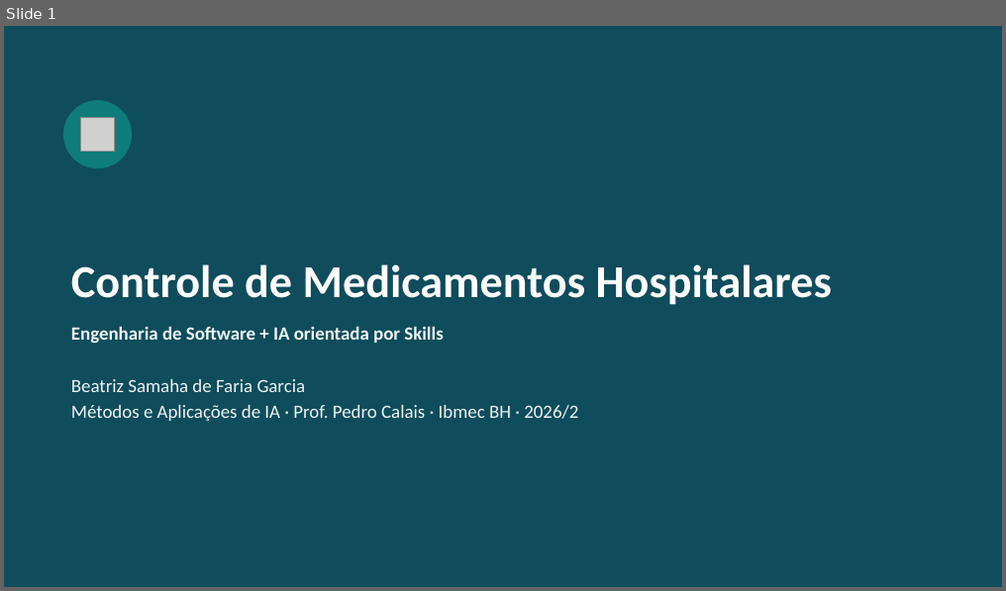
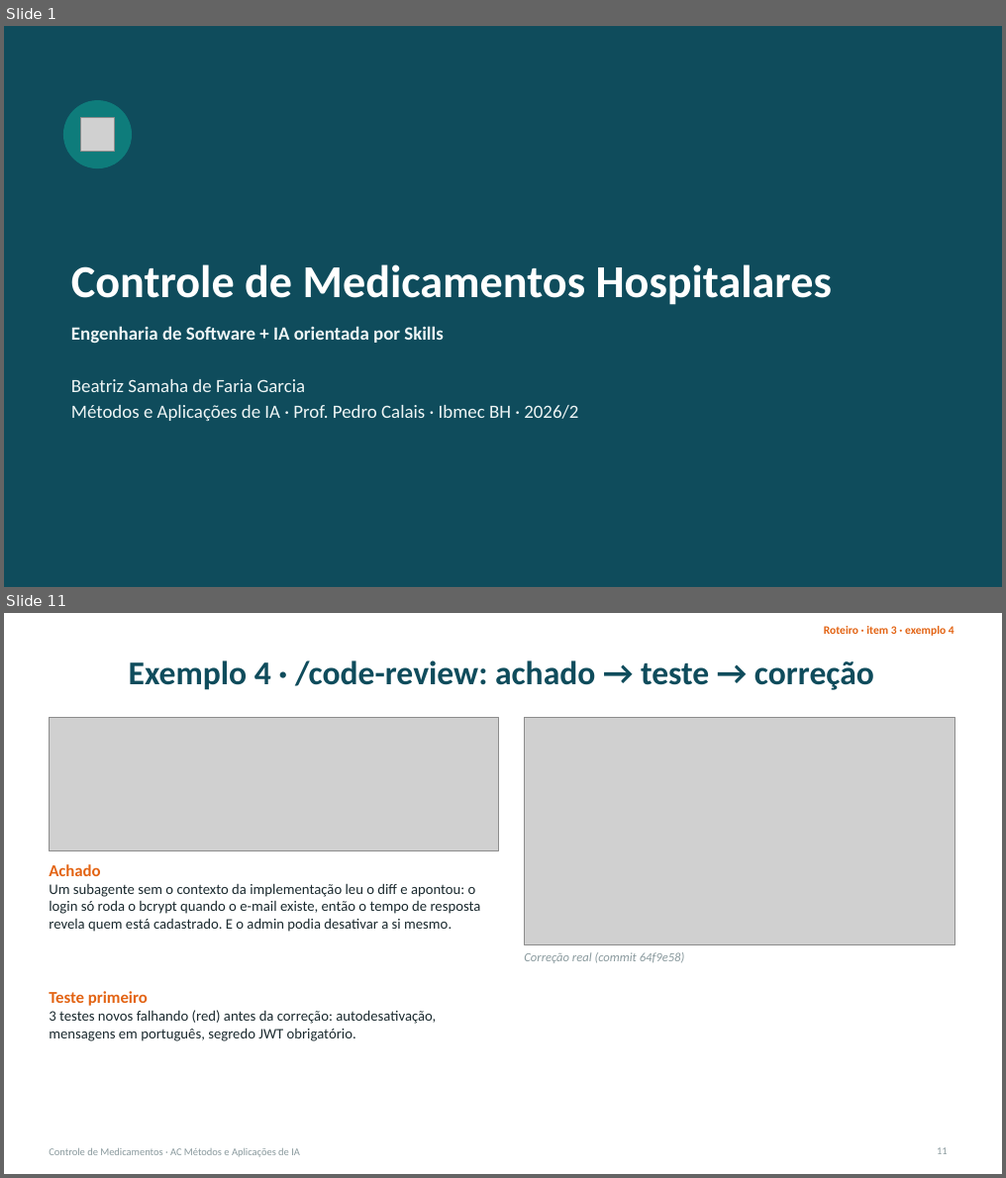
Before and after one commit to BeatrizSamaha/ac-ia-skills, a slide deck: slides/apresentacao.pptx. Shown one above the other, each under a label of ours: slide 1 before the commit, slides 1 and 11 after it; the slides between them are not shown. The pictures are 1006x591 and 1006x1178 pixels, drawn with LibreOffice and Linux fonts; fonts in the diff are those of the drawing; grey boxes stand for pictures. Boxes give left, top, right and bottom in pixels: in the first picture for what was removed or moved away, otherwise in the second. Text is boxed around its words. In the diff, an @@ line names an element or a change of style, - is before the commit and + after.

Commit message:
Slides: roteiro do enunciado, critérios, exemplos com prints reais e 7 perguntas da seção 5

```diff
--- a/slides/apresentacao.pptx
+++ b/slides/apresentacao.pptx
@@ slide 11 added at <box>4,613,1002,1174</box>, background #FFFFFF @@
@@ text added at <box>824,626,954,636</box>, 11 pt, text #E36414, bold @@
+Roteiro · item 3 · exemplo 4
@@ title added at <box>129,661,874,690</box>, 32 pt, text #0F4C5C, bold @@
+Exemplo 4 · /code-review: achado → teste → correção
@@ picture added at <box>49,718,498,851</box> @@
@@ picture added at <box>525,718,954,946</box> @@
@@ text added at <box>49,864,481,932</box>, 14 pt, text #1B2A2F @@
+Achado
+Um subagente sem o contexto da implementação leu o diff e apontou: o login só roda o bcrypt quando o e-mail existe, então o tempo de resposta revela quem está cadastrado. E o admin podia desativar a si mesmo.
@@ text added at <box>524,953,685,963</box>, 12 pt, text #8A9A9E, italic @@
+Correção real (commit 64f9e58)
@@ text added at <box>49,991,436,1042</box>, 14 pt, text #1B2A2F @@
+Teste primeiro
+3 testes novos falhando (red) antes da correção: autodesativação, mensagens em português, segredo JWT obrigatório.
@@ text added at <box>49,1149,300,1157</box>, 10 pt, text #8A9A9E @@
+Controle de Medicamentos · AC Métodos e Aplicações de IA
@@ page number added at <box>937,1148,947,1155</box>, 10 pt, text #8A9A9E @@
+11
```
Also in this commit, not shown: 14 slides changed, 5 other slides added, 1 slide removed, 10 other files.
